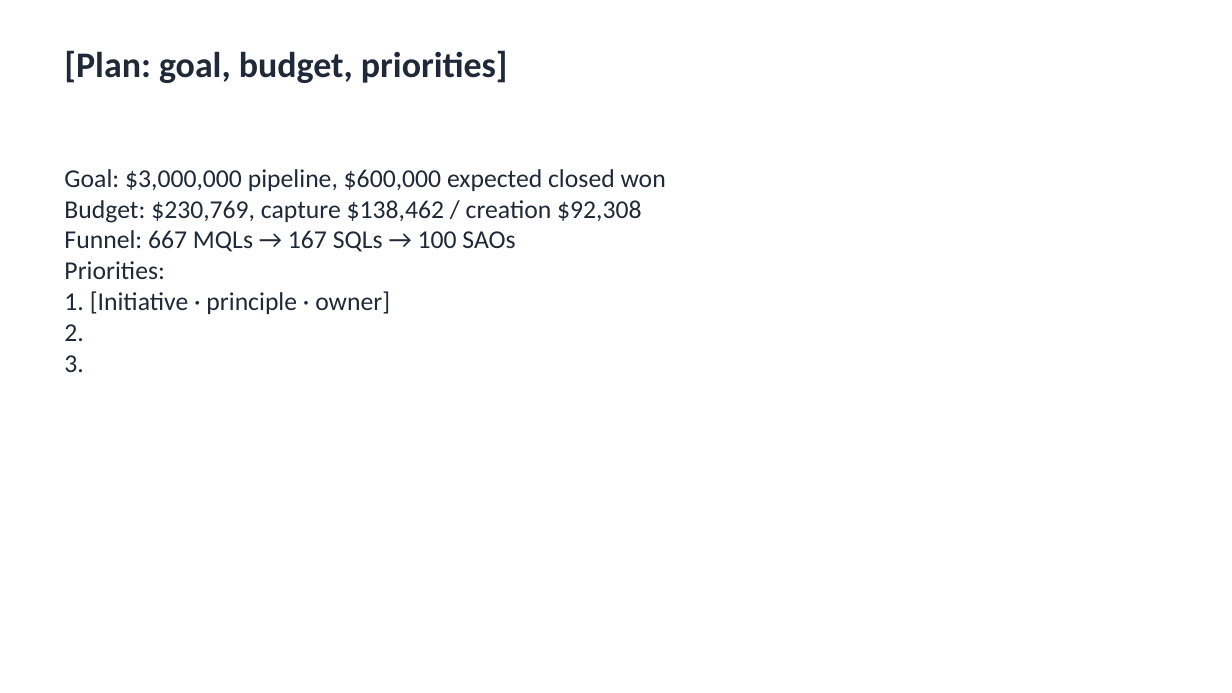
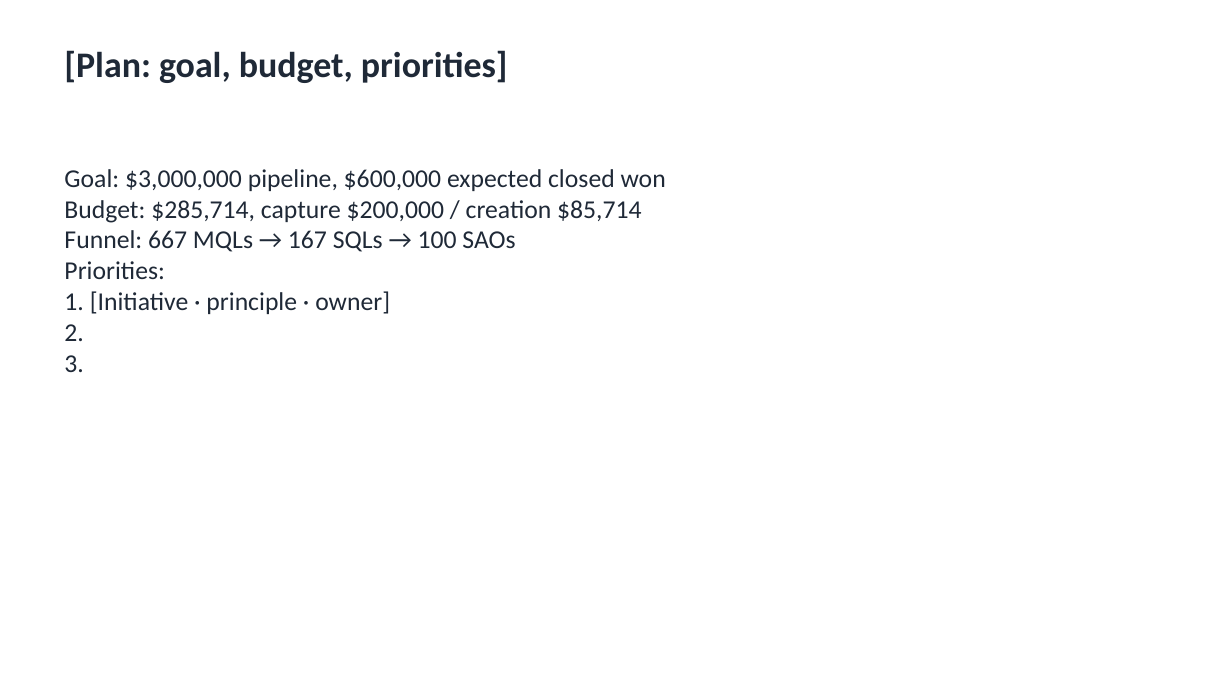
Before and after one commit to redavio/performance-marketing-playbook, a slide deck: slide 8 of examples/acme/slide-template.pptx. Drawn at 1232x693 pixels with LibreOffice and Linux fonts; fonts in the diff are those of the drawing. Boxes give left, top, right and bottom in pixels: in the first picture for what was removed or moved away, otherwise in the second. Text is boxed around its words. In the diff, an @@ line names an element or a change of style, - is before the commit and + after.

```diff
--- a/examples/acme/slide-template.pptx
+++ b/examples/acme/slide-template.pptx
@@ text at bbox=[64, 200, 641, 223]: text changed @@
-Budget: $230,769, capture $138,462 / creation $92,308
+Budget: $285,714, capture $200,000 / creation $85,714
```
Also in this commit, not shown: 3 other slides changed, 12 other files.
